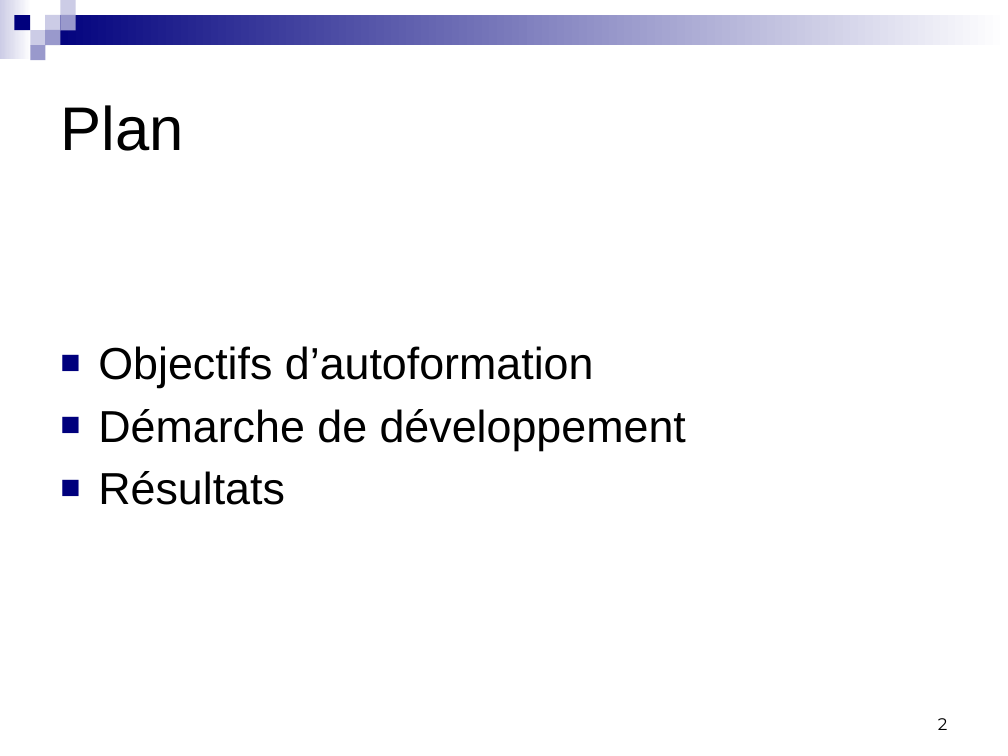
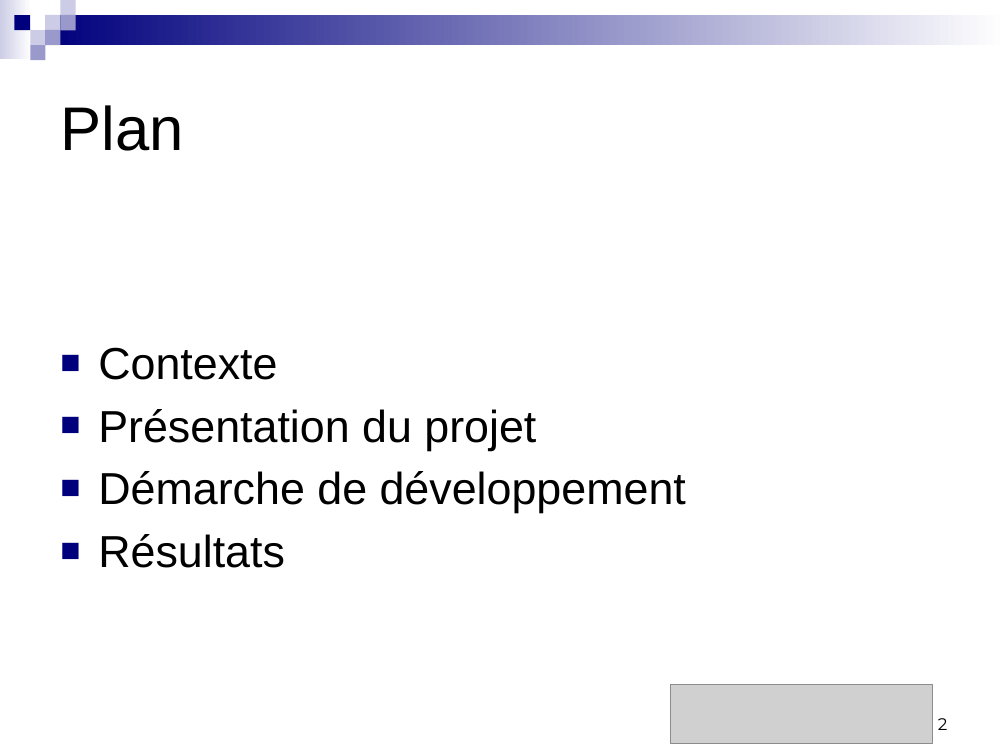
Before and after one commit to badrbouslikhin/Beluga, a slide deck: slide 2 of Rendu/PresentationFinale/Binome13PresentationFinalePRT.pptx. Drawn at 1008x756 pixels with LibreOffice and Linux fonts; fonts in the diff are those of the drawing; grey boxes stand for pictures. Boxes give left, top, right and bottom in pixels: in the first picture for what was removed or moved away, otherwise in the second. Text is boxed around its words. In the diff, an @@ line names an element or a change of style, - is before the commit and + after.

```diff
--- a/Rendu/PresentationFinale/Binome13PresentationFinalePRT.pptx
+++ b/Rendu/PresentationFinale/Binome13PresentationFinalePRT.pptx
@@ text at [98,347,536,451]: text changed @@
-■ Objectifs d’autoformation
+■ Contexte
+■ Présentation du projet
@@ picture added at [670,684,932,744] @@
```
Also in this commit, not shown: 12 other slides changed, 1 slide added, 3 other files.
